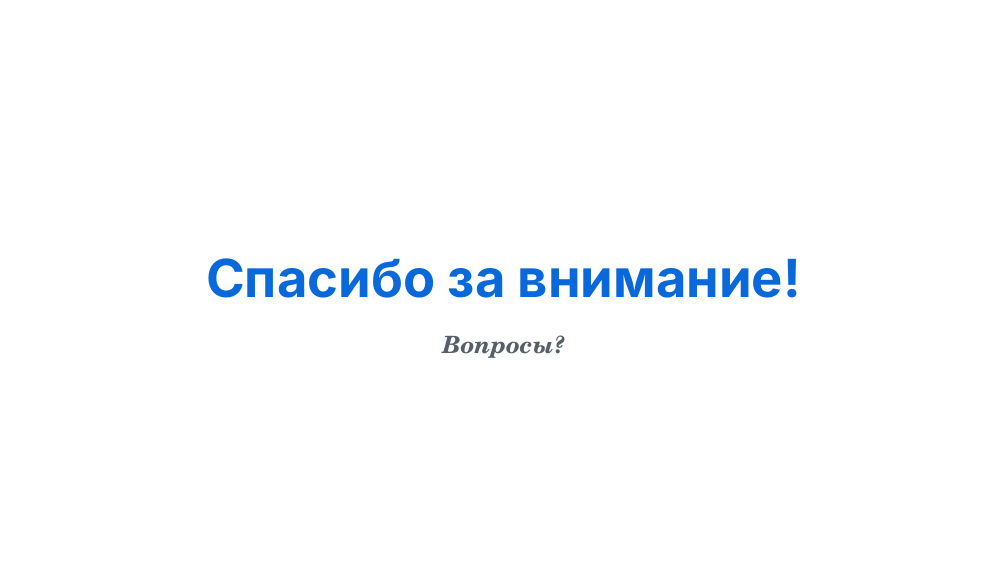
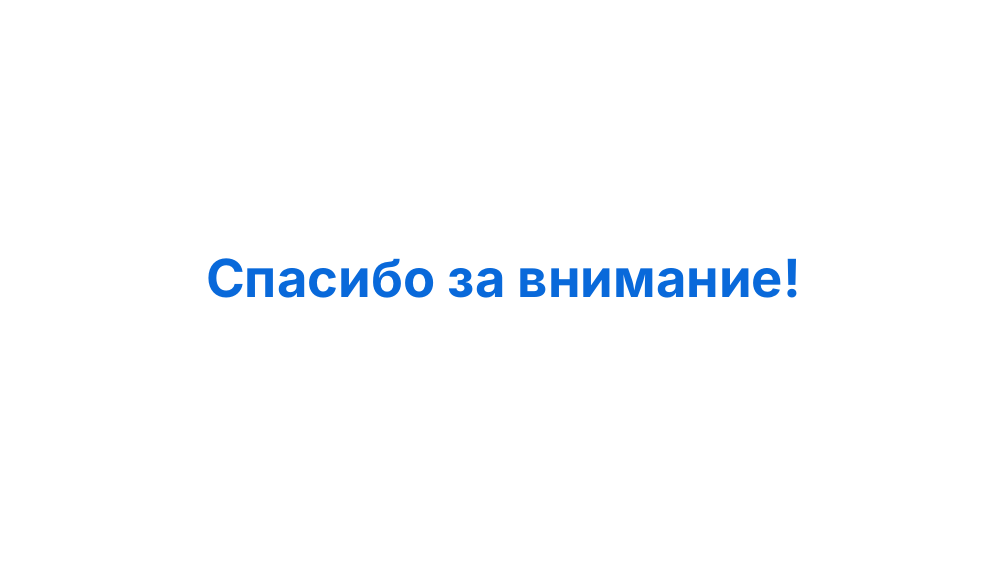
Before and after one commit to ivanstylish/ITMO-Study-Note, a slide deck: slide 11 of ComputerArchitecture/Lab1/Arm_Memory_Tagging_Extension_(MTE).pptx. Drawn at 1008x567 pixels with LibreOffice and Linux fonts; fonts in the diff are those of the drawing; background and template pictures are left out. Boxes give left, top, right and bottom in pixels: in the first picture for what was removed or moved away, otherwise in the second. Text is boxed around its words. In the diff, an @@ line names an element or a change of style, - is before the commit and + after.

```diff
--- a/ComputerArchitecture/Lab1/Arm_Memory_Tagging_Extension_(MTE).pptx
+++ b/ComputerArchitecture/Lab1/Arm_Memory_Tagging_Extension_(MTE).pptx
@@ text removed at <box>443,336,554,358</box> @@
-Вопросы?
```
Also in this commit, not shown: 2 other slides changed, 2 other files.
